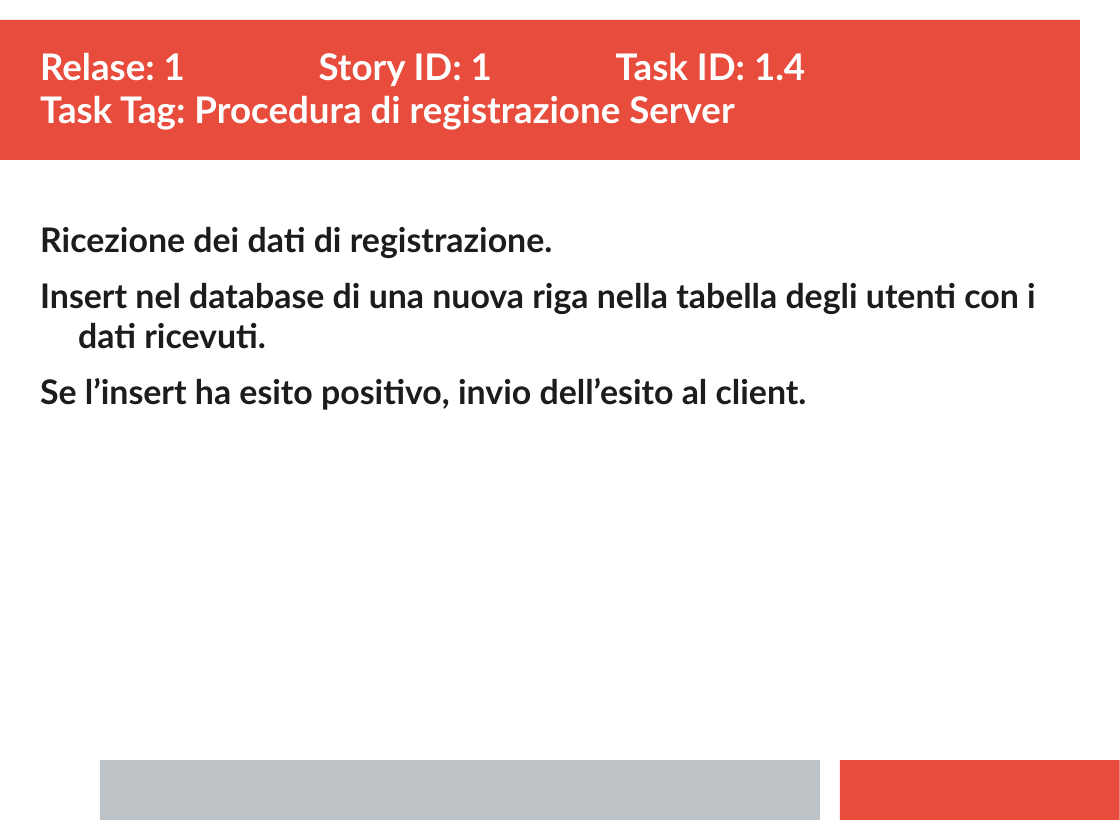
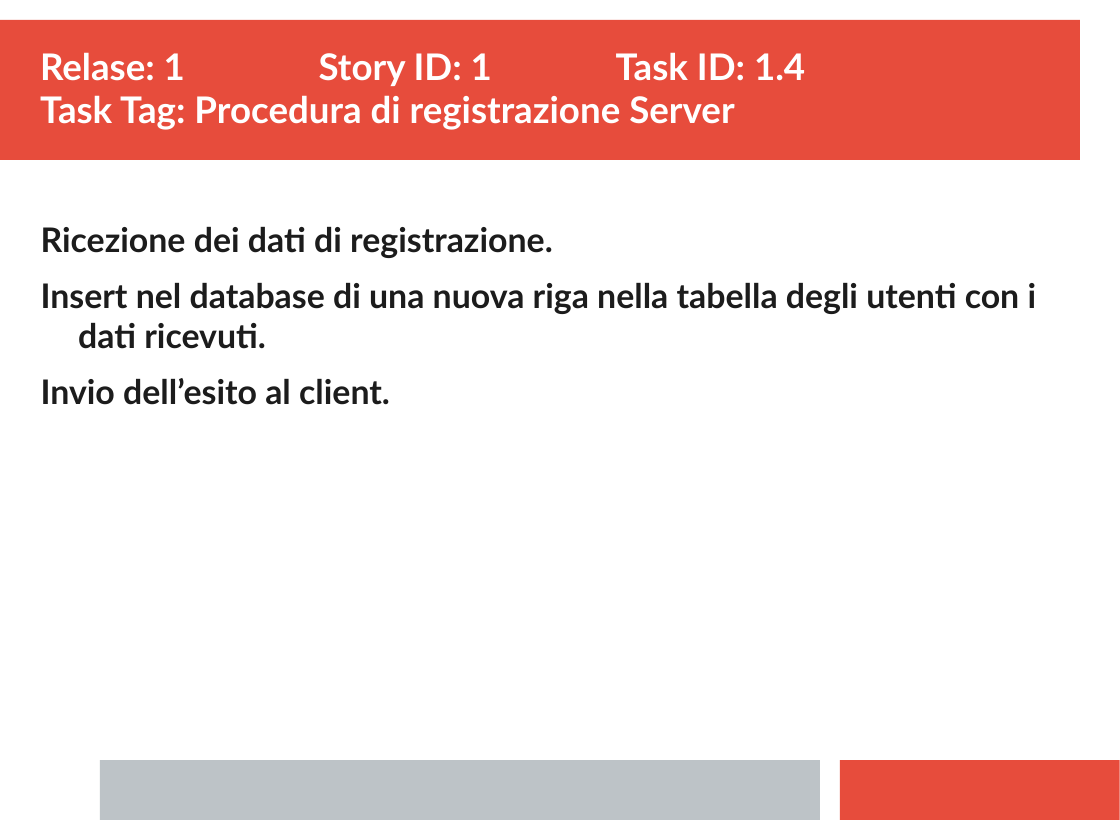
Before and after one commit to ecorradini/ProgettoIDS, a slide deck: slide 4 of AnalisiRequisiti/TaskGestioneUtente.ppt. Drawn at 1120x840 pixels with LibreOffice and Linux fonts; fonts in the diff are those of the drawing. Boxes give left, top, right and bottom in pixels: in the first picture for what was removed or moved away, otherwise in the second. Text is boxed around its words. In the diff, an @@ line names an element or a change of style, - is before the commit and + after.

```diff
--- a/AnalisiRequisiti/TaskGestioneUtente.ppt
+++ b/AnalisiRequisiti/TaskGestioneUtente.ppt
@@ text at <box>41,378,390,405</box>: text changed @@
-Se l’insert ha esito positivo, invio dell’esito al client.
+Invio dell’esito al client.
```
Also in this commit, not shown: 2 other slides changed, 2 slides added, 3 other files.
